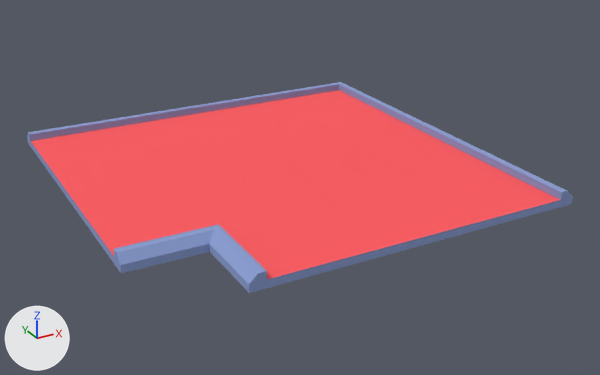
Two versions of the glTF model assets/models/tile-turn.glb, one commit apart.
One viewpoint serves both versions: a camera (50 mm lens) standing at (-21.07, -32.39, 10.77) and looking at (-8.7, -9.91, -0.47). The lights are fixed; the arrows at lower left show +X, +Y and +Z. The first picture is the older version. Where no turn or scale is listed for an object, it has been applied to the vertices. Vertices at exactly the same position are counted once.

Names of what the first picture shows: 'tile-turn'.
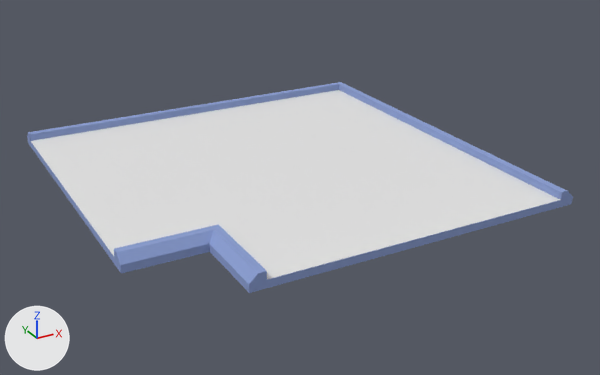
The change, as JSON lines over the scene's bpy script:
```json
{"op": "add", "block": "mat_white", "code": ["mat_white = principled_material('_white')", "mat_white.base_color = (0.8, 0.8, 0.8)  # white #e7e7e7"]}
{"block": "me_tile_turn_001", "where": "me_tile_turn_001.from_pydata(...)  # 30 vertices, 56 faces; spans x -8.0..5.5, y -8.0..5.5, z 0.0..0.5"}
{"block": "me_tile_turn_001", "where": "# used by ob_tile_turn; location = (-8.0, -8.0, 0.0)"}
{"block": "me_tile_turn_001", "change": "me_tile_turn_001 part 1: all 4 faces that had it switch from mat_red (red #ff595f) to mat_white (white #e7e7e7)"}
```

Changed parts and their boxes [x1, y1, x2, y2] in the pictures (600 x 375 px):
```json
{"part": 1, "of": "me_tile_turn_001", "change": "recoloured", "before": [31, 90, 560, 279], "after": [31, 90, 560, 279], "on screen": "red to white"}
```
